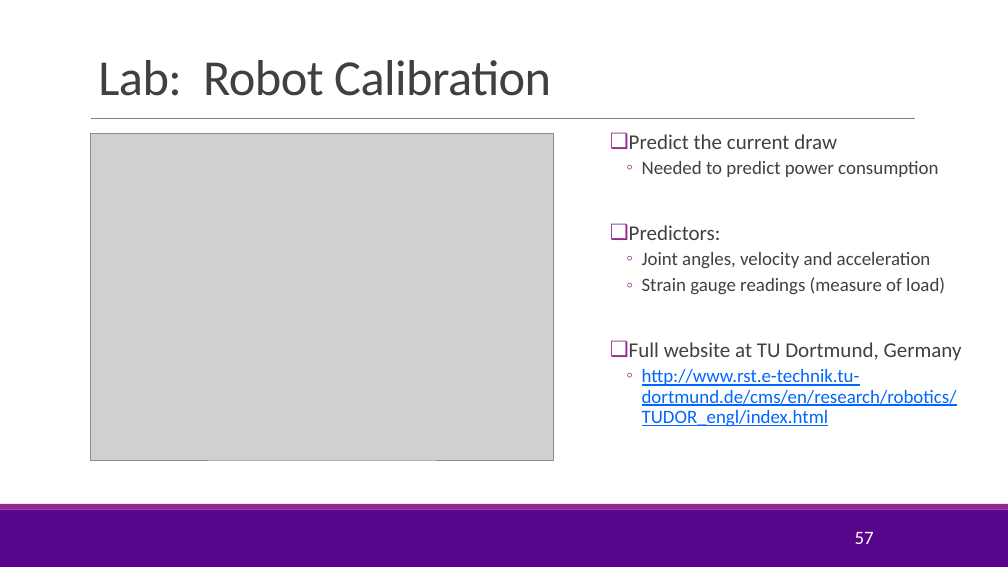
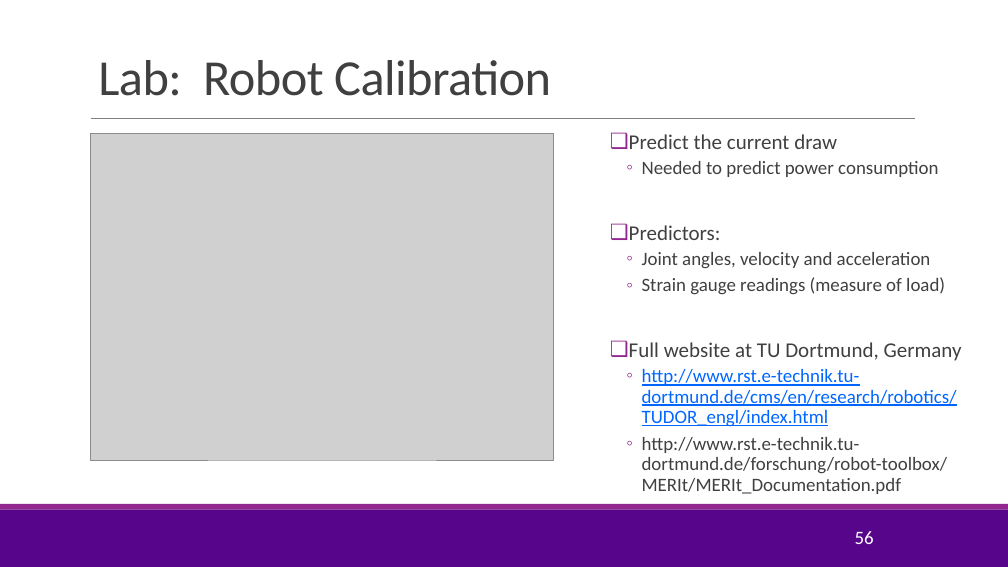
Before and after one commit to pliugithub/MachineLearning, a slide deck: slide 56 of lectures/Lect03_MultLinRegression.pptx (slide 57 before the commit). Drawn at 1008x567 pixels with LibreOffice and Linux fonts; fonts in the diff are those of the drawing; grey boxes stand for pictures; background and template pictures are left out. Boxes give left, top, right and bottom in pixels: in the first picture for what was removed or moved away, otherwise in the second. Text is boxed around its words. In the diff, an @@ line names an element or a change of style, - is before the commit and + after.

Commit message:
updated slides for lecture 2 and 3

```diff
--- a/lectures/Lect03_MultLinRegression.pptx
+++ b/lectures/Lect03_MultLinRegression.pptx
@@ text at <box>642,437,948,494</box>: paragraph added @@
+  ◦ http://www.rst.e-technik.tu-dortmund.de/forschung/robot-toolbox/MERIt/MERIt_Documentation.pdf
@@ page number at <box>855,531,874,544</box>: text changed @@
-57
+56
```
Also in this commit, not shown: 6 other slides changed, 1 slide removed, 4 other files.
